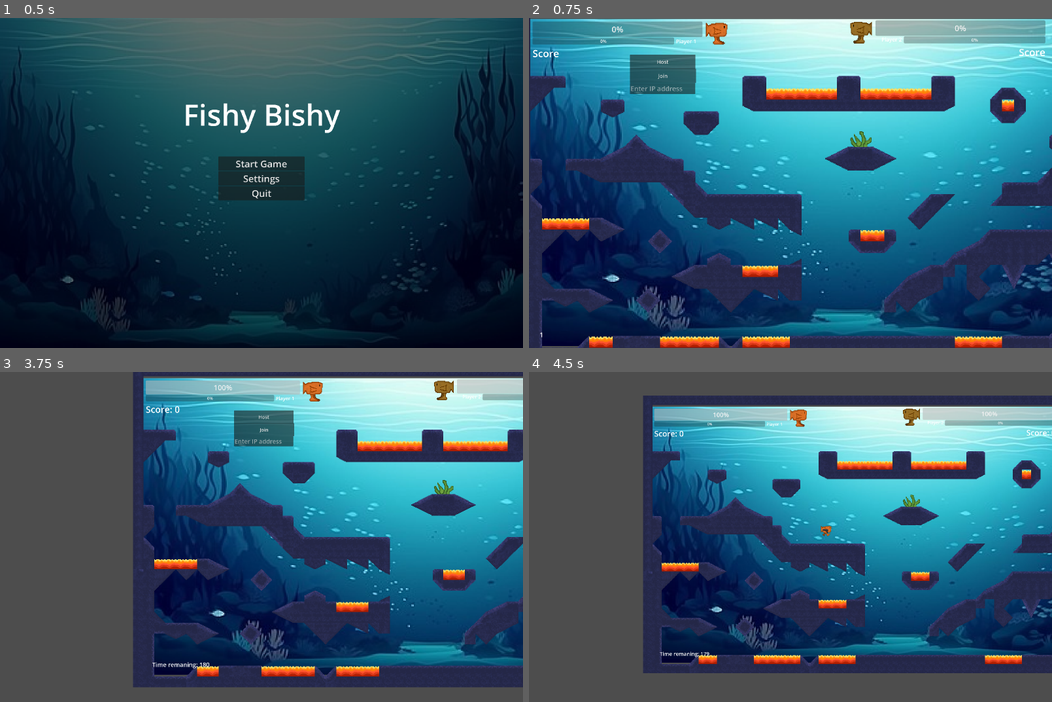
Above: before the commit, frames 1-4 (two rows, left to right).
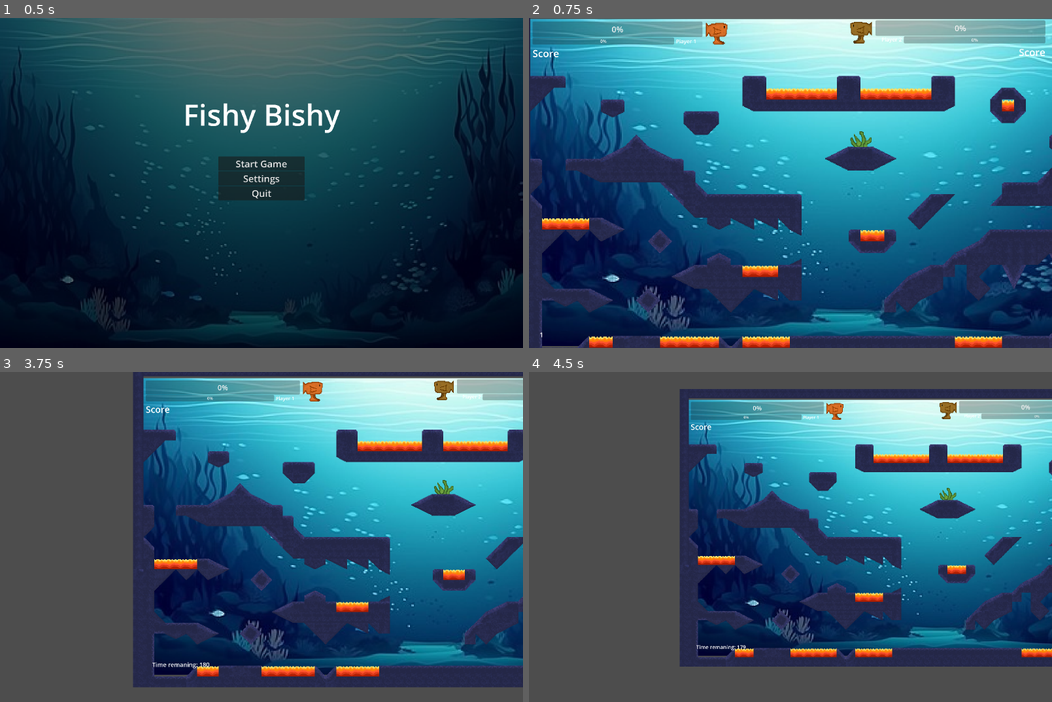
Above: after the commit, the same moments.

Repository: Myselfshiwoziji/Fish_Mafia
Game: Godot game, scene res://Menus/MainMenu/MainMenu.tscn
Two runs of this game, one before a commit and one after it. Both use one fixed random seed, a clock stepped at 60 frames per second and the inputs below.
Inputs (mouse positions are in pixels of both pictures, inside the frame that each line leads up to):
- Up to frame 1 (0.5 s): no input
- Up to frame 2 (0.75 s): click "Start Game" at 0.5 s
- Up to frame 3 (3.75 s): tap Enter at 1.25, 2.75 s; hold Space (Action) 1.28-2.03 s; hold D (Right) 1.28-2.78 s; tap W (Up) at 1.52, 2.27 s; tap , (Dash) at 2.1 s; hold A (Left) 2.78-3.53 s; hold J (aim_down) 2.78-3.53 s; tap Space (Action) at 3.5 s; hold D (Right) from 3.53 s (still down); tap H (aim_left) at 3.6 s
- Up to frame 4 (4.5 s): tap W (Up) at 3.77 s; release D (Right) at 4.25 s; click (790, 431) at 4.25 s, where only the run before the commit has a clickable "Host"

Frame 1 is identical in both runs. In frame 2, 1.5% of the frame differs, in the area x 19-32%, y 11-24%; in frame 3, 3.1%; in frame 4, 44%, in the area x 21-100%, y 5-92%.
Error after the commit: Invalid access to property or key '1' on a base object of type 'Dictionary'. (res://Menus/PlayerUI/player_ui.gd:5)

Commit message:
reworked like half the files

Diff:
--- a/Gameplay/Bubbles/Bubble.gd
+++ b/Gameplay/Bubbles/Bubble.gd
@@ -20,11 +20,6 @@
 
 
 func _on_hitbox_body_entered(body):
-	if body.name == "Player":
-		if Global.p1_player_bubbles < 5:
-			Global.p1_player_bubbles += 1
+	if body.name.to_int() > 0 && Global.Players[body.name.to_int()]["bubbles"] < 5:
+			Global.Players[body.name.to_int()]["bubbles"] += 1
 			queue_free()
-	else:
-		if Global.p2_player_bubbles < 5:
-			Global.p2_player_bubbles += 1
-			queue_free()
--- a/Gameplay/Mainscene.gd
+++ b/Gameplay/Mainscene.gd
@@ -1,9 +1,7 @@
 extends Node2D
 
 var bubble_scene = preload("res://Gameplay/Bubbles/Bubble.tscn")
-var peer = ENetMultiplayerPeer.new();
 @export var player_scene : PackedScene
-var players = []
 
 func spawn_bubble(loc_id):
 	var bubble = bubble_scene.instantiate()
@@ -20,10 +18,22 @@
 	await(get_tree().create_timer(3).timeout)
 
 	get_tree().paused = false
+	$BubbleSpawnTimer.start()
+	camera($Stage)
 
-	$BubbleSpawnTimer.start()
+	#Multiplayer stuff (Dont touch pls)
+	for i in Global.Players:
+		var CurrentPlayer = player_scene.instantiate()
+		CurrentPlayer.name = str(Global.Players[i].id)
+		add_child(CurrentPlayer)
+		spawn(CurrentPlayer)
+		camera(CurrentPlayer)
 
-	camera($Stage)
+
+func spawn(object):
+	var id = floor(randf_range(1, 5))
+	var SpawnLocation = get_node("PlayerSpawnPosition" + str(id))
+	object.position = SpawnLocation.position
 
 func camera(player_id):
 	$Camera.add_target(player_id)
@@ -54,30 +64,3 @@
 	get_tree().paused = false
 
 	get_tree().change_scene_to_file("res://Menus/EndScene/EndScene.tscn")
-
-#Multiplayer stuff
-func _on_join_pressed():
-	var IP_address = $IP.text
-	peer.create_client(str(IP_address), 5500)
-	multiplayer.multiplayer_peer = peer;
-	$Host.visible = false;
-	$Join.visible = false;
-	$IP.visible = false;
-
-
-func _on_host_pressed():
-	peer.create_server(5500)
-	multiplayer.multiplayer_peer = peer
-	multiplayer.peer_connected.connect(_add_player);
-	_add_player();
-	$Host.visible = false;
-	$Join.visible = false;
-	$IP.visible = false;
-
-func _add_player(id = 1):
-	var player = player_scene.instantiate()
-	player.name = str(id)
-	call_deferred("add_child", player)
-	player.position = Vector2(1520, 1053)
-	players.append(player)
-	camera(player)
--- a/Gameplay/Mainscene.tscn
+++ b/Gameplay/Mainscene.tscn
@@ -10,40 +10,10 @@
 [ext_resource type="AudioStream" uid="uid://lx3x6tca4td" path="res://Music/Moonlight Sonata Trap Remix - Beethoven.mp3" id="9_nmb67"]
 [ext_resource type="PackedScene" uid="uid://bq47jj8ry0rvt" path="res://Camera/camera.tscn" id="10_0x8oo"]
 
-[sub_resource type="SceneReplicationConfig" id="SceneReplicationConfig_8t1et"]
-properties/0/path = NodePath("Bubble1:position")
-properties/0/spawn = true
-properties/0/replication_mode = 1
-
 [node name="Gameplay" type="Node2D"]
 position = Vector2(73, 87)
 script = ExtResource("1_0606e")
 player_scene = ExtResource("1_nrlk6")
-
-[node name="MultiplayerSynchronizer" type="MultiplayerSynchronizer" parent="."]
-replication_config = SubResource("SceneReplicationConfig_8t1et")
-
-[node name="Host" type="Button" parent="."]
-top_level = true
-offset_left = 757.0
-offset_top = 335.0
-offset_right = 1201.0
-offset_bottom = 432.0
-theme_override_font_sizes/font_size = 35
-text = "Host
-"
-metadata/_edit_use_anchors_ = true
-
-[node name="Join" type="Button" parent="."]
-top_level = true
-offset_left = 757.0
-offset_top = 430.0
-offset_right = 1206.0
-offset_bottom = 527.0
-theme_override_font_sizes/font_size = 35
-text = "Join
-"
-metadata/_edit_use_anchors_ = true
 
 [node name="Background" type="Sprite2D" parent="."]
 position = Vector2(2197, 1113.5)
@@ -121,24 +91,17 @@
 
 [node name="Camera" parent="." instance=ExtResource("10_0x8oo")]
 
-[node name="MultiplayerSpawner" type="MultiplayerSpawner" parent="."]
-_spawnable_scenes = PackedStringArray("res://Gameplay/Player/Player.tscn", "res://Gameplay/Projectile/projectile.tscn")
-spawn_path = NodePath("..")
-spawn_limit = 8
-
-[node name="PlayerSpawnPosition" type="Marker2D" parent="."]
+[node name="PlayerSpawnPosition1" type="Marker2D" parent="."]
 position = Vector2(1520, 1053)
 
-[node name="IP" type="LineEdit" parent="."]
-offset_left = 684.0
-offset_top = 440.0
-offset_right = 1127.0
-offset_bottom = 515.0
-theme_override_font_sizes/font_size = 45
-placeholder_text = "Enter IP address"
+[node name="PlayerSpawnPosition2" type="Marker2D" parent="."]
+position = Vector2(1163, 474)
 
-[connection signal="pressed" from="Host" to="." method="_on_host_pressed"]
-[connection signal="pressed" from="Host" to="." method="_on_button_pressed"]
-[connection signal="pressed" from="Join" to="." method="_on_join_pressed"]
+[node name="PlayerSpawnPosition3" type="Marker2D" parent="."]
+position = Vector2(2152, 2035)
+
+[node name="PlayerSpawnPosition4" type="Marker2D" parent="."]
+position = Vector2(3352, 1000)
+
 [connection signal="timeout" from="BubbleSpawnTimer" to="." method="_on_bubble_spawn_timer_timeout"]
 [connection signal="timeout" from="GameTimer" to="." method="_on_game_timer_timeout"]
--- a/Gameplay/Player/Player.tscn
+++ b/Gameplay/Player/Player.tscn
@@ -211,7 +211,9 @@
 one_shot = true
 
 [node name="MultiplayerSynchronizer" type="MultiplayerSynchronizer" parent="."]
-replication_config = SubResource("SceneReplicationConfig_nduhe")
+replication_interval = 0.017
+delta_interval = 0.017
+replication_config = SubResource("SceneReplicationConfig_gxb3y")
 
 [connection signal="body_entered" from="Hitbox" to="." method="_on_hitbox_body_entered"]
 [connection signal="body_exited" from="Hitbox" to="." method="_on_hitbox_body_exited"]
--- a/Gameplay/Player/playerscript.gd
+++ b/Gameplay/Player/playerscript.gd
@@ -31,17 +31,9 @@
 	get_tree().call_group("projectile", "queue_free")
 	spawn_location = self.global_position
 
-	#PLayer data
-	var player_hp = 100
-	var bubbles = 0
-	var score = 0
-	var invunerable = false
+	$MultiplayerSynchronizer.set_multiplayer_authority(str(name).to_int())
 	pass;
 
-
-func _enter_tree():
-	#Multiplayer stuff
-	set_multiplayer_authority(name.to_int())
 
 func movement():
 	var direction := Vector2.ZERO
@@ -97,7 +89,7 @@
 	else:
 		$Animation.play("Fall")
 
-	speed = speedbase - (Global.p1_player_bubbles * 20)
+	#speed = speedbase - (Global.p1_player_bubbles * 20)
 
 
 
@@ -141,37 +133,36 @@
 
 		$GlockCD.start()
 
-
+func GlobalValue(value):
+	return Global.Players[self.name.to_int()][value]
 
 func _physics_process(delta):
-	if dead == false && is_multiplayer_authority():
+	if dead == false && $MultiplayerSynchronizer.get_multiplayer_authority() == multiplayer.get_unique_id():
 		action(aiming())
 		movement()
 		move_and_slide()
 
-		if Global.p1_player_hp <= 0:
+		if GlobalValue("hp") <= 0:
 			self.visible = false
 			dead = true
-			Global.p1_invunerable = true
-
+			Global.Players[self.name.to_int()]["invulnerable"] = true
 			await(get_tree().create_timer(respawntime).timeout)
+			Global.Players[self.name.to_int()]["bubbles"] = 0;
 
 			dead = false
 			self.visible = true
-			Global.p1_player_hp = 100
-			Global.p1_player_bubbles = 0
+			Global.Players[self.name.to_int()]["hp"] = 100
 			self.global_position = spawn_location
-
 			await(get_tree().create_timer(2).timeout)
 
-			Global.p1_invunerable = false
+			Global.Players[self.name.to_int()]["invulnerable"] = false;
 
 
 func _on_hitbox_body_entered(body):
 	in_damage = true
 	$DamageTimer.start()
-	if Global.p1_invunerable == false:
-		Global.p1_player_hp -= 10
+	if Global.Players[self.name.to_int()]["invulnerable"] == false:
+		Global.Players[self.name.to_int()]["hp"] -= 10
 
 
 func _on_hitbox_body_exited(body):
@@ -180,8 +171,8 @@
 
 func _on_damage_timer_timeout():
 	if in_damage == true:
-		if Global.p1_invunerable == false:
-			Global.p1_player_hp -= 10
+		if Global.Players[self.name.to_int()]["invulnerable"] == false:
+			Global.Players[self.name.to_int()]["hp"] -= 10
 			$DamageTimer.start()
 
 
--- a/Gameplay/Projectile/projectile.tscn
+++ b/Gameplay/Projectile/projectile.tscn
@@ -6,11 +6,6 @@
 
 [sub_resource type="RectangleShape2D" id="RectangleShape2D_txvap"]
 size = Vector2(31.75, 23)
-
-[sub_resource type="SceneReplicationConfig" id="SceneReplicationConfig_rro6g"]
-properties/0/path = NodePath(".:position")
-properties/0/spawn = true
-properties/0/replication_mode = 1
 
 [node name="projectile" type="Area2D"]
 position = Vector2(1000, 1000)
@@ -35,7 +30,4 @@
 volume_db = 2.0
 autoplay = true
 
-[node name="MultiplayerSynchronizer" type="MultiplayerSynchronizer" parent="."]
-replication_config = SubResource("SceneReplicationConfig_rro6g")
-
 [connection signal="body_entered" from="." to="." method="_on_body_entered"]
--- a/Gameplay/Projectile/test.gd
+++ b/Gameplay/Projectile/test.gd
@@ -18,16 +18,18 @@
 	global_position += projectile_speed * delta * direction
 
 
-func _on_body_entered(body):
-	if body.name == "Stage":
-		queue_free()
-
-	if body.name == "Player2" and current_owner == 1:
-		if Global.p2_invunerable == false:
-			Global.p2_player_hp -= 40
-			queue_free()
-
-	if str(body.name) != str(current_owner):
-		print("hi")
-		queue_free()
-		pass;
+#func _on_body_entered(body):
+	#if body.name == "Stage":
+		#queue_free()
+	#
+	#if body.name == "Player2" and current_owner == 1:
+		#if Global.p2_invunerable == false:
+			#Global.p2_player_hp -= 40
+			#queue_free()
+	#
+	#if str(body.name) != str(current_owner):
+		#print("hi")
+		#queue_free()
+		#pass;
+		#
+	#
--- a/Gameplay/Seaweed/seaweed.gd
+++ b/Gameplay/Seaweed/seaweed.gd
@@ -12,10 +12,7 @@
 
 
 func _on_hitbox_body_entered(body):
-	if body.name == "Player" and not Global.p1_player_bubbles == 0:
-		Global.p1_player_score += Global.p1_player_bubbles * 2
-		Global.p1_player_bubbles = 0
-
-	if body.name == "Player2" and not Global.p2_player_bubbles == 0:
-		Global.p2_player_score += Global.p2_player_bubbles * 2
-		Global.p2_player_bubbles = 0
+	if body.name.to_int() > 1 and not Global.Players[body.name.to_int()]["bubbles"] == 0:
+		print("HI")
+		Global.Players[body.name.to_int()]["score"] += Global.Players[body.name.to_int()]["bubbles"] * 2
+		Global.Global.Players[body.name.to_int()]["bubbles"] = 0
--- a/Global.gd
+++ b/Global.gd
@@ -1,13 +1,11 @@
 extends Node
 
 var time_left = 999
+var Players = {}
 
-var p1_player_hp = 100
-var p1_player_bubbles = 0
-var p1_player_score = 0
-var p1_invunerable = false
+func _ready():
 
-var p2_player_hp = 100
-var p2_player_bubbles = 0
-var p2_player_score = 0
-var p2_invunerable = false
+	pass;
+
+func _process(delta):
+	pass;
--- /dev/null
+++ b/Menus/MainMenu/lobby_scene.gd
@@ -0,0 +1,116 @@
+extends Control
+var peer
+
+# Called when the node enters the scene tree for the first time.
+func _ready():
+	$IP_host.visible = false;
+	$Port_host.visible = false;
+	$HostButton.visible = false;
+
+	$IP_join.visible = false;
+	$Port_join.visible = false;
+	$JoinButton.visible = false;
+
+	$JoinButton.visible = false;
+
+	multiplayer.peer_connected.connect(player_connected)
+	multiplayer.peer_disconnected.connect(player_disconnected)
+	multiplayer.connected_to_server.connect(connected_to_server)
+	multiplayer.connection_failed.connect(connection_failed)
+
+	pass # Replace with function body.
+
+#These are called by server or clients
+func player_connected(id):
+	print("Player connected " + str(id))
+
+func player_disconnected(id):
+	print("Player disconnected " + str(id))
+
+func connected_to_server():
+	print("Connected to server!")
+	SendPlayerInformation.rpc($Name.text, multiplayer.get_unique_id())
+
+func connection_failed():
+	print("Failed to connect!")
+
+@rpc("any_peer")
+func SendPlayerInformation(name, id):
+	if !Global.Players.has(id):
+		Global.Players[id] = {
+			"name": name,
+			"id": id,
+			"bubbles": 0,
+			"score": 0,
+			"hp": 100,
+			"invulnerable": false,
+		}
+	if multiplayer.is_server():
+		for i in Global.Players:
+			SendPlayerInformation.rpc(Global.Players[i].name, i)
+
+@rpc("any_peer", "call_local")
+func StartGame():
+	var scene = load("res://Gameplay/Mainscene.tscn").instantiate()
+	get_tree().root.add_child(scene)
+	self.hide()
+
+# Called every frame. 'delta' is the elapsed time since the previous frame.
+func _process(delta):
+	pass
+
+func _on_host_dropdown_pressed():
+	if $IP_host.visible != true:
+		$IP_host.visible = true;
+		$Port_host.visible = true;
+		$HostButton.visible = true;
+	else:
+		$IP_host.visible = false;
+		$Port_host.visible = false;
+		$HostButton.visible = false;
+
+func _on_join_dropdown_pressed():
+	if $IP_join.visible != true:
+		$IP_join.visible = true;
+		$Port_join.visible = true;
+		$JoinButton.visible = true;
+	else:
+		$IP_join.visible = false;
+		$Port_join.visible = false;
+		$JoinButton.visible = false;
+
+func visible(boolean):
+	$IP_join.visible = boolean;
+	$Port_join.visible = boolean;
+	$JoinButton.visible = boolean;
+	$IP_host.visible = boolean;
+	$Port_host.visible = boolean;
+	$HostButton.visible = boolean;
+
+func _on_host_button_pressed():
+	peer = ENetMultiplayerPeer.new();
+	var host_IP_address = $IP_host.text
+	var host_port = $Port_host.text
+
+	var error = peer.create_server(host_port.to_int(), 2)
+	if error != OK:
+		print("Cannot host:" + str(error))
+		return
+	peer.get_host().compress(ENetConnection.COMPRESS_RANGE_CODER)
+
+	multiplayer.set_multiplayer_peer(peer)
+	print("Waiting for players!")
+	SendPlayerInformation($Name.text, multiplayer.get_unique_id())
+	visible(false)
+
+
+func _on_join_button_pressed():
+	peer = ENetMultiplayerPeer.new()
+	peer.create_client(str($IP_join.text), $Port_join.text.to_int())
+	peer.get_host().compress(ENetConnection.COMPRESS_RANGE_CODER)
+	multiplayer.set_multiplayer_peer(peer)
+	visible(false)
+	$StartGame.visible = false
+
+func _on_start_game_pressed():
+	StartGame.rpc()
--- /dev/null
+++ b/Menus/MainMenu/lobby_scene.tscn
@@ -0,0 +1,108 @@
+[gd_scene load_steps=2 format=3 uid="uid://bltwgdnxndda4"]
+
+[ext_resource type="Script" path="res://Menus/MainMenu/lobby_scene.gd" id="1_s88wh"]
+
+[node name="LobbyScene" type="Control"]
+layout_mode = 3
+anchors_preset = 15
+anchor_right = 1.0
+anchor_bottom = 1.0
+grow_horizontal = 2
+grow_vertical = 2
+script = ExtResource("1_s88wh")
+
+[node name="Port_host" type="LineEdit" parent="."]
+layout_mode = 0
+offset_left = 140.0
+offset_top = 668.0
+offset_right = 1033.0
+offset_bottom = 784.0
+theme_override_font_sizes/font_size = 60
+placeholder_text = "Enter Port"
+
+[node name="HostButton" type="Button" parent="."]
+layout_mode = 0
+offset_left = 149.0
+offset_top = 830.0
+offset_right = 1037.0
+offset_bottom = 1055.0
+theme_override_font_sizes/font_size = 70
+text = "Host"
+
+[node name="HostDropdown" type="Button" parent="."]
+layout_mode = 0
+offset_left = 135.0
+offset_top = 70.0
+offset_right = 1025.0
+offset_bottom = 489.0
+theme_override_font_sizes/font_size = 70
+text = "Host Lobby"
+
+[node name="JoinDropdown" type="Button" parent="."]
+layout_mode = 0
+offset_left = 1362.0
+offset_top = 77.0
+offset_right = 2252.0
+offset_bottom = 496.0
+theme_override_font_sizes/font_size = 70
+text = "Join Lobby"
+
+[node name="StartGame" type="Button" parent="."]
+layout_mode = 0
+offset_left = 2568.0
+offset_top = 77.0
+offset_right = 3458.0
+offset_bottom = 496.0
+theme_override_font_sizes/font_size = 70
+text = "Start "
+
+[node name="IP_host" type="LineEdit" parent="."]
+layout_mode = 0
+offset_left = 135.0
+offset_top = 514.0
+offset_right = 1028.0
+offset_bottom = 639.0
+theme_override_font_sizes/font_size = 60
+placeholder_text = "Enter IP address"
+
+[node name="IP_join" type="LineEdit" parent="."]
+layout_mode = 0
+offset_left = 1360.0
+offset_top = 523.0
+offset_right = 2253.0
+offset_bottom = 648.0
+theme_override_font_sizes/font_size = 60
+placeholder_text = "Enter IP address"
+
+[node name="Port_join" type="LineEdit" parent="."]
+layout_mode = 0
+offset_left = 1365.0
+offset_top = 677.0
+offset_right = 2258.0
+offset_bottom = 793.0
+theme_override_font_sizes/font_size = 60
+placeholder_text = "Enter Port"
+
+[node name="JoinButton" type="Button" parent="."]
+layout_mode = 0
+offset_left = 1374.0
+offset_top = 839.0
+offset_right = 2262.0
+offset_bottom = 1064.0
+theme_override_font_sizes/font_size = 70
+text = "Join"
+
+[node name="Name" type="LineEdit" parent="."]
+layout_mode = 0
+offset_left = 2589.0
+offset_top = 533.0
+offset_right = 3452.0
+offset_bottom = 685.0
+theme_override_font_sizes/font_size = 60
+placeholder_text = "Name"
+
+[connection signal="pressed" from="HostButton" to="." method="_on_host_button_pressed"]
+[connection signal="pressed" from="HostDropdown" to="." method="_on_host_dropdown_pressed"]
+[connection signal="pressed" from="JoinDropdown" to="." method="_on_join_dropdown_pressed"]
+[connection signal="pressed" from="StartGame" to="." method="_on_start_game_pressed"]
+[connection signal="pressed" from="JoinButton" to="." method="_on_join_button_pressed"]
--- a/Menus/PlayerUI/player_ui.gd
+++ b/Menus/PlayerUI/player_ui.gd
@@ -2,6 +2,7 @@
 
 
 func _process(delta):
-	$HPBar.value = Global.p1_player_hp
-	$BubbleBar.value = Global.p1_player_bubbles
-	$Score.text = "Score: " + str(Global.p1_player_score)
+	$HPBar.value = Global.Players[1]["hp"]
+	$BubbleBar.value = Global.Players[1]["bubbles"]
+	#$Score.text = "Score: " + str(Global.p1_player_score)
+	pass;
--- a/Menus/PlayerUI/player_ui_right.gd
+++ b/Menus/PlayerUI/player_ui_right.gd
@@ -4,8 +4,9 @@
 	$Icon.modulate = Color(0.7, 1, 1)
 
 func _process(delta):
-	# P1 stuff
-	$HPBar.value = Global.p2_player_hp
-	$BubbleBar.value = Global.p2_player_bubbles
-	$Score.text = "Score: " + str(Global.p2_player_score)
-#
+	## P1 stuff
+	#$HPBar.value = Global.p2_player_hp
+	#$BubbleBar.value = Global.p2_player_bubbles
+	#$Score.text = "Score: " + str(Global.p2_player_score)
+	pass;
+##
Not shown: 1 places in Gameplay/Mainscene.tscn that only renumber resources
Not shown: 1 places in Gameplay/Player/Player.tscn that only renumber resources
Not shown: 1 places in Gameplay/Projectile/projectile.tscn that only renumber resources
